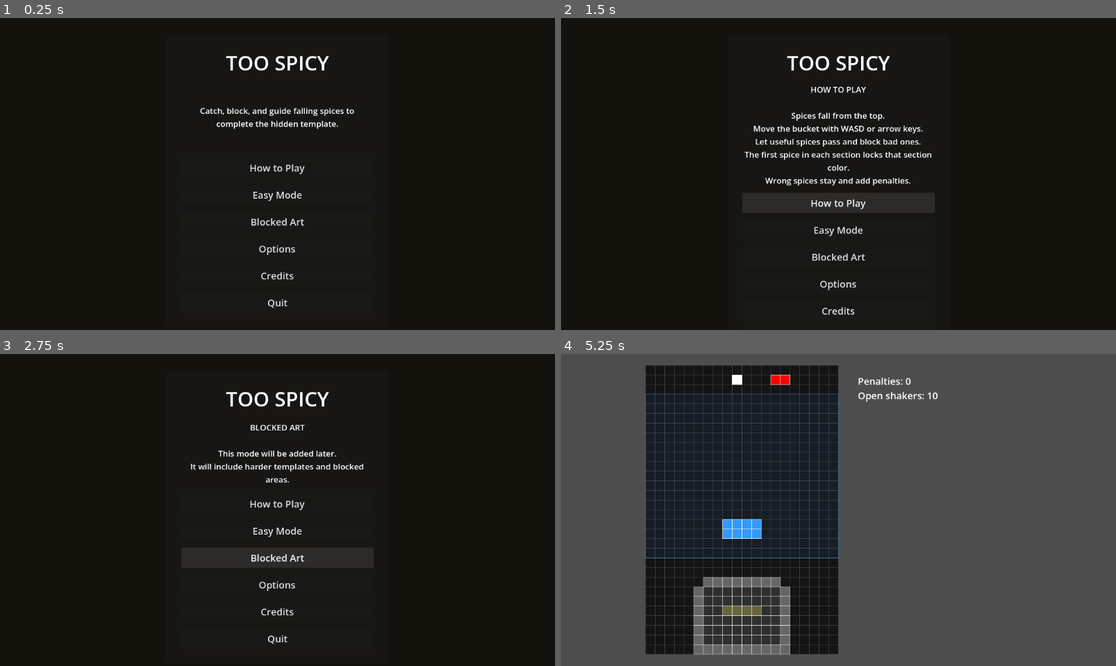
Above: before the commit, frames 1-4 (two rows, left to right).
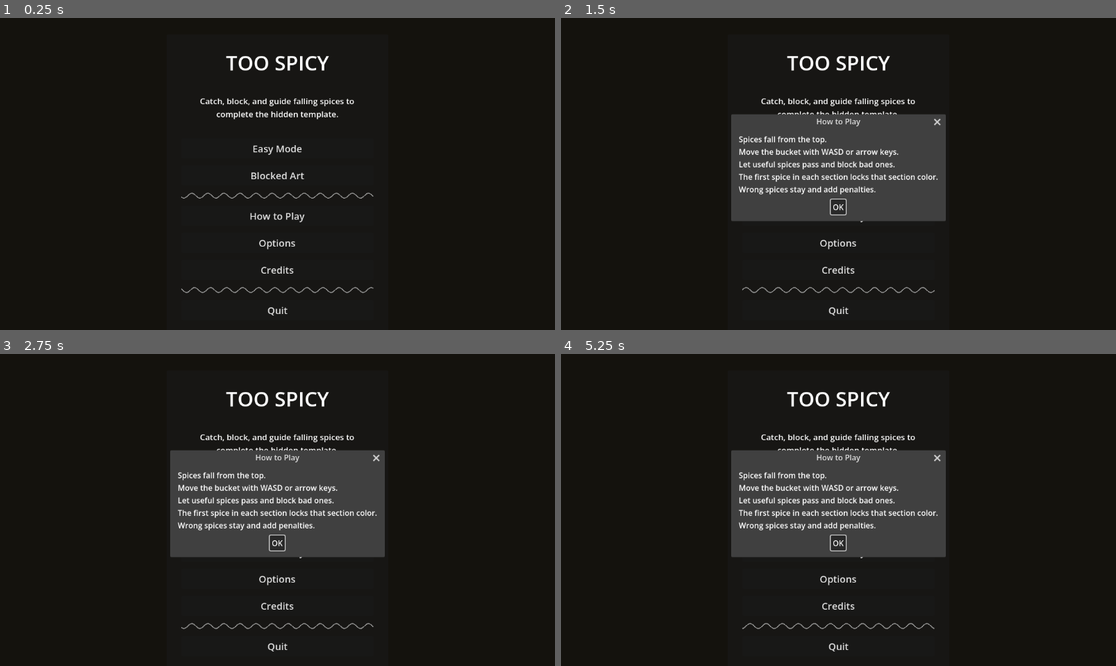
Above: after the commit, the same moments.

Repository: mitramansouri/too-spicy
Game: Godot game, scene res://scenes/MainMenu.tscn
Same seed, same stepped clock (60 frames per second), same inputs: the game is played once before the commit and once after it.
Inputs:
- Up to frame 1 (0.25 s): no input
- Up to frame 2 (1.5 s): click "How to Play" at 0.5 s; click "How to Play" at 1.25 s
- Up to frame 3 (2.75 s): click "Blocked Art" at 2 s
- Up to frame 4 (5.25 s): click "Blocked Art" at 2.75 s; click "Options" at 3.5 s; click "Credits" at 4.25 s; click "Easy Mode" at 5 s

The runs differ from the first frame. In frame 1, 2.3% of the frame differs, in the area x 32-68%, y 25-96%; in frame 2, 12%; in frame 3, 13%; in frame 4, 75%, in the area x 0-100%, y 0-100%.

Commit message:
Main menu improvement
Basic main menu improvement, serve as base for the final main menu design

Diff:
--- a/too-spicy/project.godot
+++ b/too-spicy/project.godot
@@ -15,6 +15,10 @@
 config/features=PackedStringArray("4.6", "GL Compatibility")
 config/icon="res://icon.svg"
 
+[editor_plugins]
+
+enabled=PackedStringArray("res://addons/godot_vim/plugin.cfg")
+
 [physics]
 
 3d/physics_engine="Jolt Physics"
--- /dev/null
+++ b/too-spicy/scripts/Data.gd
@@ -0,0 +1,37 @@
+enum ButtonType {EASY_MODE, BLOCKED_ART, HOW_TO_PLAY, OPTIONS, CREDITS, QUIT}
+
+const ButtonName = {
+	ButtonType.EASY_MODE: "Easy Mode",
+	ButtonType.BLOCKED_ART: "Blocked Art",
+	ButtonType.HOW_TO_PLAY: "How to Play",
+	ButtonType.OPTIONS: "Options",
+	ButtonType.CREDITS: "Credits",
+	ButtonType.QUIT: "Quit"
+}
+
+const spices := [
+	{
+		"name": "Salt",
+		"color": Color.WHITE
+	},
+	{
+		"name": "Pepper",
+		"color": Color.BLACK
+	},
+	{
+		"name": "Paprika",
+		"color": Color.RED
+	},
+	{
+		"name": "Turmeric",
+		"color": Color.YELLOW
+	},
+	{
+		"name": "Cinnamon",
+		"color": Color(0.45, 0.25, 0.1)
+	},
+	{
+		"name": "Herbs",
+		"color": Color.GREEN
+	}
+]
--- /dev/null
+++ b/too-spicy/scripts/FallingSquare.gd
@@ -0,0 +1,28 @@
+extends ColorRect
+
+const Data = preload("res://scripts/Data.gd")
+const spices = Data.spices
+
+const GRAVITY := 800.0
+
+var square_size := 30.0
+var velocity := Vector2(0, 0)
+var rotation_speed := 0.0
+
+
+func _ready() -> void:
+	size = Vector2(square_size, square_size)
+	pivot_offset = size / 2.0
+	var i = randi() % spices.size()
+	color = spices[i]["color"]
+	velocity = Vector2(randf_range(-120.0, 120.0), randf_range(-200.0, -50.0))
+	rotation_speed = randf_range(-4.0, 4.0)
+
+
+func _process(delta: float) -> void:
+	velocity.y += GRAVITY * delta
+	position += velocity * delta
+	rotation += rotation_speed * delta
+
+	if position.y > get_viewport_rect().size.y + 100:
+		queue_free()
--- a/too-spicy/scripts/Game.gd
+++ b/too-spicy/scripts/Game.gd
@@ -1,4 +1,6 @@
 extends Node2D
+
+const Data = preload("res://scripts/Data.gd")
 
 const CELL_SIZE := 20
 const GRID_WIDTH := 20
@@ -48,33 +50,8 @@
 var game_ended := false
 var final_message := ""
 
-var spices := [
-	{
-		"name": "Salt",
-		"color": Color.WHITE
-	},
-	{
-		"name": "Pepper",
-		"color": Color.BLACK
-	},
-	{
-		"name": "Paprika",
-		"color": Color.RED
-	},
-	{
-		"name": "Turmeric",
-		"color": Color.YELLOW
-	},
-	{
-		"name": "Cinnamon",
-		"color": Color(0.45, 0.25, 0.1)
-	},
-	{
-		"name": "Herbs",
-		"color": Color.GREEN
-	}
-]
-
+
+var spices := Data.spices
 var falling_spices := []
 
 
--- a/too-spicy/scripts/MainMenu.gd
+++ b/too-spicy/scripts/MainMenu.gd
@@ -1,6 +1,27 @@
 extends Control
 
+const Data = preload("res://scripts/Data.gd")
+const ButtonType = Data.ButtonType
+const ButtonName = Data.ButtonName
+
+var dialog = AcceptDialog.new()
+
+const texts = {
+	ButtonType.BLOCKED_ART: "This mode will be added later.\n"
+		+ "It will include harder templates and blocked areas.",
+	ButtonType.HOW_TO_PLAY: "Spices fall from the top.\n"
+		+ "Move the bucket with WASD or arrow keys.\n"
+		+ "Let useful spices pass and block bad ones.\n"
+		+ "The first spice in each section locks that section color.\n"
+		+ "Wrong spices stay and add penalties.",
+	ButtonType.OPTIONS: "Sound, music, difficulty, and visual settings will be added here later.",
+	ButtonType.CREDITS: "Game concept and development by the project team.\n"
+		+ "Made with Godot."
+}
+
 const MENU_SIZE := Vector2(460, 580)
+
+const SQUARES_PER_CLICK := 8
 
 var background: ColorRect
 var menu_panel: PanelContainer
@@ -14,12 +35,16 @@
 var credits_button: Button
 var quit_button: Button
 
+var current_pressed_button
+
 
 func _ready():
 	set_anchors_and_offsets_preset(Control.PRESET_FULL_RECT)
 
 	for child in get_children():
 		child.queue_free()
+
+	add_child(dialog)
 
 	create_background()
 	create_menu()
@@ -31,12 +56,25 @@
 	if what == NOTIFICATION_RESIZED:
 		center_menu()
 
+func _input(event: InputEvent) -> void:
+	if event is InputEventMouseButton and event.pressed and event.button_index == MOUSE_BUTTON_LEFT:
+		if title_label.get_global_rect().has_point(event.global_position):
+			_spawn_squares(event.global_position)
+
+func _spawn_squares(origin: Vector2) -> void:
+	for i in range(SQUARES_PER_CLICK):
+		var square := ColorRect.new()
+		square.set_script(load("res://scripts/FallingSquare.gd"))
+		square.position = origin + Vector2(randf_range(-100.0, 100.0), randf_range(-10.0, 10.0))
+		add_child(square)
+		if randi() % 2 == 0: move_child(square, 1)
 
 func create_background():
 	background = ColorRect.new()
 	background.color = Color(0.08, 0.07, 0.05)
 	background.set_anchors_and_offsets_preset(Control.PRESET_FULL_RECT)
 	add_child(background)
+	move_child(background, 0)
 
 
 func create_menu():
@@ -68,29 +106,44 @@
 	info_label.horizontal_alignment = HORIZONTAL_ALIGNMENT_CENTER
 	info_label.vertical_alignment = VERTICAL_ALIGNMENT_CENTER
 	info_label.autowrap_mode = TextServer.AUTOWRAP_WORD_SMART
-	info_label.custom_minimum_size = Vector2(380, 140)
+	info_label.custom_minimum_size = Vector2(380, 100)
 	info_label.add_theme_font_size_override("font_size", 17)
 	root.add_child(info_label)
 
-	how_to_play_button = create_button("How to Play")
-	easy_mode_button = create_button("Easy Mode")
-	blocked_art_button = create_button("Blocked Art")
-	options_button = create_button("Options")
-	credits_button = create_button("Credits")
-	quit_button = create_button("Quit")
-
-	root.add_child(how_to_play_button)
+	how_to_play_button = create_button(ButtonType.HOW_TO_PLAY)
+	easy_mode_button = create_button(ButtonType.EASY_MODE)
+	blocked_art_button = create_button(ButtonType.BLOCKED_ART)
+	options_button = create_button(ButtonType.OPTIONS)
+	credits_button = create_button(ButtonType.CREDITS)
+	quit_button = create_button(ButtonType.QUIT)
+
 	root.add_child(easy_mode_button)
 	root.add_child(blocked_art_button)
+
+	var sep = SquigglySeparator.new()
+	sep.color = Color(1, 1, 1, 0.5)
+	sep.dynamic = true
+	sep.period_length_s = 3.0
+	root.add_child(sep)
+
+	root.add_child(how_to_play_button)
 	root.add_child(options_button)
 	root.add_child(credits_button)
+
+	sep = SquigglySeparator.new()
+	sep.color = Color(1, 1, 1, 0.5)
+	sep.dynamic = true
+	sep.period_length_s = 3.0
+	sep.direction = -1
+	root.add_child(sep)
+
 	root.add_child(quit_button)
 
-	how_to_play_button.pressed.connect(_on_how_to_play_pressed)
 	easy_mode_button.pressed.connect(_on_easy_mode_pressed)
-	blocked_art_button.pressed.connect(_on_blocked_art_pressed)
-	options_button.pressed.connect(_on_options_pressed)
-	credits_button.pressed.connect(_on_credits_pressed)
+	blocked_art_button.pressed.connect(_on_blocked_art_button_pressed)
+	how_to_play_button.pressed.connect(_on_how_to_play_button_pressed)
+	options_button.pressed.connect(_on_options_button_pressed)
+	credits_button.pressed.connect(_on_credits_button_pressed)
 	quit_button.pressed.connect(_on_quit_pressed)
 
 
@@ -107,55 +160,46 @@
 	)
 
 
-func create_button(button_text: String) -> Button:
+func create_button(button_type: ButtonType) -> Button:
 	var button := Button.new()
-	button.text = button_text
+	button.text = ButtonName[button_type]
 	button.custom_minimum_size = Vector2(340, 42)
 	button.add_theme_font_size_override("font_size", 20)
+
+	if button_type == ButtonType.QUIT:
+		# button.add_theme_color_override("font_color", Color.RED)
+		var style = StyleBoxFlat.new()
+		style.border_color = Color.RED
+		style.border_blend = false
+		style.set_corner_radius_all(8)
+		style.set_border_width_all(2)
+		style.bg_color = Color.RED
+		button.add_theme_stylebox_override("hover", style)
+
 	return button
-
 
 func show_welcome_text():
 	info_label.text = "Catch, block, and guide falling spices to complete the hidden template."
 
-
-func _on_how_to_play_pressed():
-	info_label.text = (
-		"HOW TO PLAY\n\n"
-		+ "Spices fall from the top.\n"
-		+ "Move the bucket with WASD or arrow keys.\n"
-		+ "Let useful spices pass and block bad ones.\n"
-		+ "The first spice in each section locks that section color.\n"
-		+ "Wrong spices stay and add penalties."
-	)
-
-
 func _on_easy_mode_pressed():
 	get_tree().change_scene_to_file("res://scenes/Game.tscn")
 
-
-func _on_blocked_art_pressed():
-	info_label.text = (
-		"BLOCKED ART\n\n"
-		+ "This mode will be added later.\n"
-		+ "It will include harder templates and blocked areas."
-	)
-
-
-func _on_options_pressed():
-	info_label.text = (
-		"OPTIONS\n\n"
-		+ "Sound, music, difficulty, and visual settings will be added here later."
-	)
-
-
-func _on_credits_pressed():
-	info_label.text = (
-		"CREDITS\n\n"
-		+ "Game concept and development by the project team.\n"
-		+ "Made with Godot."
-	)
-
+func _on_blocked_art_button_pressed():
+	show_dialog(ButtonType.BLOCKED_ART)
+
+func show_dialog(button_type: ButtonType):
+	dialog.title = ButtonName[button_type]
+	dialog.dialog_text = texts[button_type]
+	dialog.popup_centered()
+
+func _on_how_to_play_button_pressed():
+	show_dialog(ButtonType.HOW_TO_PLAY)
+
+func _on_options_button_pressed():
+	show_dialog(ButtonType.OPTIONS)
+
+func _on_credits_button_pressed():
+	show_dialog(ButtonType.CREDITS)
 
 func _on_quit_pressed():
 	get_tree().quit()
--- /dev/null
+++ b/too-spicy/scripts/SquigglySeparator.gd
@@ -0,0 +1,47 @@
+class_name SquigglySeparator extends Control
+
+@export var amplitude := 5.0			# (single) Peak amplitude
+@export var frequency := 0.03		# Suggested values, in the range [0.05, 0.01]
+@export var thickness := 2.0
+@export var color := Color.WHITE
+@export var dynamic := false
+@export var period_length_s = 2.0	# In seconds
+@export var direction = 1			# Values 1: to the right, -1: to the left
+
+var elapsed_time = 0.0
+var phase_shift = 0.0
+
+# Called when the node enters the scene tree for the first time.
+func _ready() -> void:
+	custom_minimum_size.y = 2 * amplitude + 2 * thickness
+
+# Called every frame. 'delta' is the elapsed time since the previous frame.
+func _process(delta: float) -> void:
+	if not dynamic:
+		pass
+
+	elapsed_time += delta
+	if elapsed_time >= period_length_s:
+		elapsed_time -= period_length_s
+
+	phase_shift = elapsed_time / period_length_s
+
+	queue_redraw()
+
+func _draw() -> void:
+	var points := PackedVector2Array()
+	var width := size.x
+	var center_y := size.y / 2.0
+
+	var steps := int(width)
+	for i in steps:
+		var x = float(i)
+		var y
+		if dynamic:
+			y = center_y + sin((x * frequency + direction * phase_shift) * TAU) * amplitude
+		else:
+			y = center_y + sin(x * frequency * TAU) * amplitude
+
+		points.append(Vector2(float(x), y))
+
+	draw_polyline(points, color, thickness)
Not shown, added: too-spicy/scripts/Data.gd.uid
Not shown, added: too-spicy/scripts/FallingSquare.gd.uid
Not shown, added: too-spicy/scripts/SquigglySeparator.gd.uid
Not shown, added: too-spicy/LICENSE
Not shown, added: too-spicy/README.md
